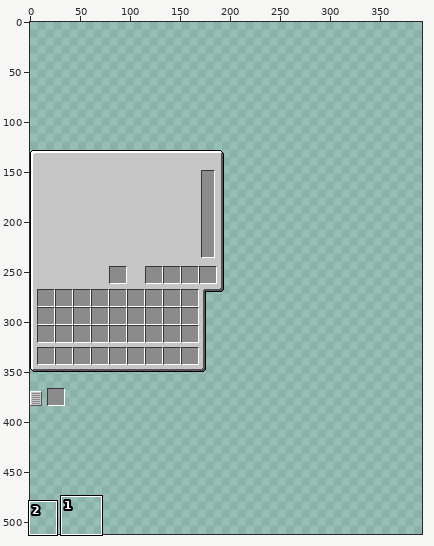
File history of a sprite sheet, F32-1.19.2/assets/ic2/textures/gui_sprites/blocks/machines/stone/gui_armor_configurator.png. The picture above shows the old version from afar; the outline marks the close-up.
Close-up. As it was:
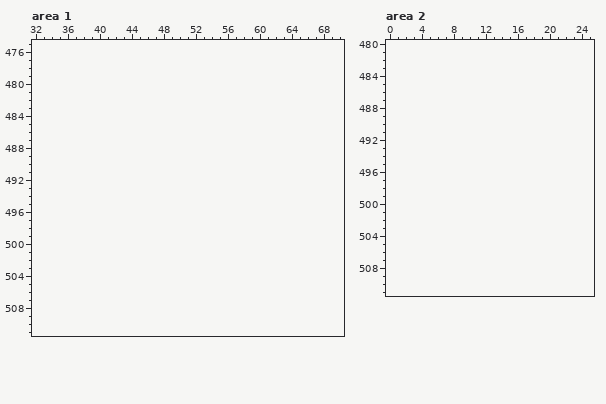
The file is 256x256 pixels. Colours within 5 levels of each other are drawn and written as one. Shown: area 1: x 32..70, y 475..511; area 2: x 0..25, y 480..511. The old version is drawn lined up with the new one, on the new canvas. The wide view leaves out empty margins. The commit also changed other parts of the picture, which this record leaves out.
After the commit:
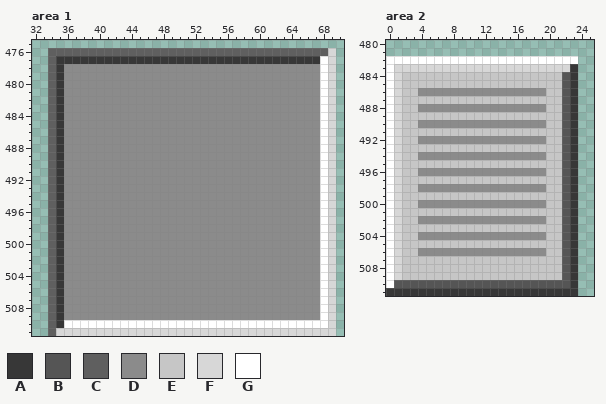
Palette (. is transparent): A #373737  B #555555  C #5f5f5f  D #8b8b8b  E #c6c6c6  F #d7d7d7  G #ffffff
Change:
canvas 256x256 -> 512x512, the old top-left corner now at 0,128
Area 1:
The edit adds colour A in row 477 at x 35 to 67; in rows 478 to 510 at x 35.
The edit adds colour C in row 476 at x 34 to 68; in rows 477 to 511 at x 34.
The edit adds colour D in rows 478 to 509 at x 36 to 67.
The edit adds colour F in rows 476 to 510 at x 69; in row 511 at x 35 to 69.
The edit adds colour G in rows 477 to 509 at x 68; in row 510 at x 36 to 68.
Area 2:
The edit adds colour A in rows 483 to 510 at x 23; in row 511 at x 0 to 23.
The edit adds colour B in rows 484 to 509 at x 22; in row 510 at x 1 to 22.
The edit adds colour D in row 486 at x 4 to 19; in row 488 at x 4 to 19; in row 490 at x 4 to 19; in row 492 at x 4 to 19; in row 494 at x 4 to 19; in row 496 at x 4 to 19.
The edit adds colour D in row 498 at x 4 to 19; in row 500 at x 4 to 19; in row 502 at x 4 to 19; in row 504 at x 4 to 19; in row 506 at x 4 to 19.
The edit adds colour E in rows 484 to 485 at x 2 to 21; in row 486 at x 2 to 3 and 20 to 21; in row 487 at x 2 to 21; in row 488 at x 2 to 3 and 20 to 21; in row 489 at x 2 to 21; in row 490 at x 2 to 3 and 20 to 21.
The edit adds colour E in row 491 at x 2 to 21; in row 492 at x 2 to 3 and 20 to 21; in row 493 at x 2 to 21; in row 494 at x 2 to 3 and 20 to 21; in row 495 at x 2 to 21; in row 496 at x 2 to 3 and 20 to 21.
The edit adds colour E in row 497 at x 2 to 21; in row 498 at x 2 to 3 and 20 to 21; in row 499 at x 2 to 21; in row 500 at x 2 to 3 and 20 to 21; in row 501 at x 2 to 21; in row 502 at x 2 to 3 and 20 to 21.
The edit adds colour E in row 503 at x 2 to 21; in row 504 at x 2 to 3 and 20 to 21; in row 505 at x 2 to 21; in row 506 at x 2 to 3 and 20 to 21; in rows 507 to 509 at x 2 to 21.
The edit adds colour F in row 483 at x 1 to 22; in rows 484 to 509 at x 1.
The edit adds colour G in row 482 at x 0 to 23; in rows 483 to 510 at x 0.
